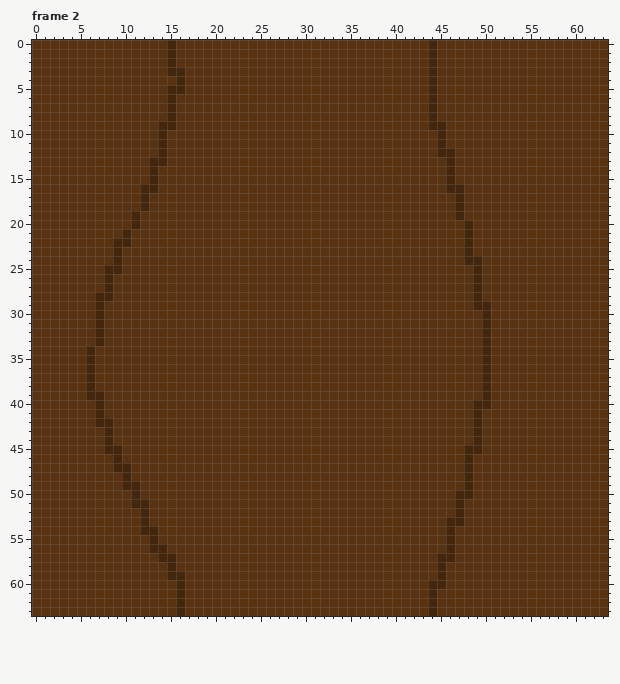
Edited in one commit: pixel-art file (WIP_Pixel_Art/Forest_Floor_Tileset_WIP.aseprite). The picture above is the old version.
64x64 pixels, 6 frames. Colours within 5 levels of each other are drawn and written as one. Shown: frame 2. The commit also changed other frames, which this record leaves out.
New version:
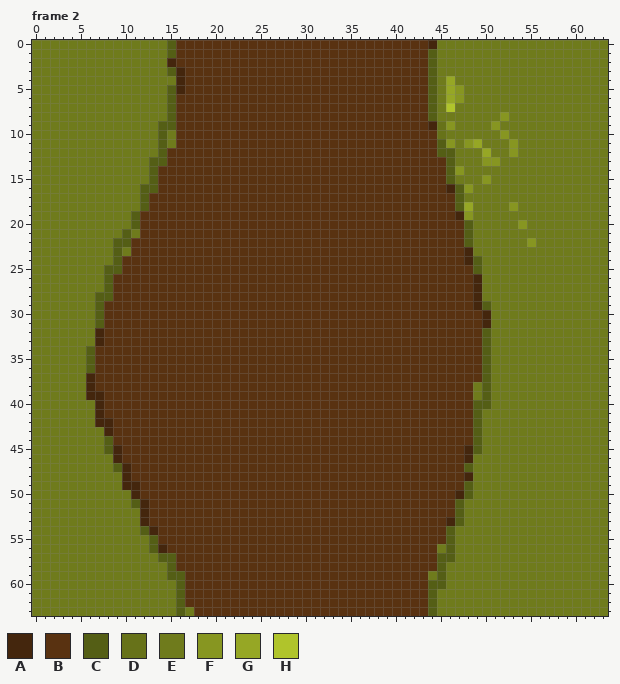
Palette (. is transparent): A #44260d  B #593211  C #545e15  D #677219  E #6f7b1c  F #879621  G #96a725  H #b0c42b
What changed:
layer "Grass/Grass Base" now shown
Changed rows in their new state; - is an unchanged pixel.
Frame 2, layer "Grass/Grass Base":
first column x 0:
 0 EEEEEEEEEEEEEEEC-----------------------------EEEEEEEEEEEEEEEEEEE
 1 EEEEEEEEEEEEEEEC----------------------------CEEEEEEEEEEEEEEEEEEE
 2 EEEEEEEEEEEEEEE-----------------------------CEEEEEEEEEEEEEEEEEEE
 3 EEEEEEEEEEEEEEEC----------------------------CEEEEEEEEEEEEEEEEEEE
 4 EEEEEEEEEEEEEEEE----------------------------CEGEEEEEEEEEEEEEEEEE
 5 EEEEEEEEEEEEEEEC----------------------------CEGFEEEEEEEEEEEEEEEE
 6 EEEEEEEEEEEEEEEC----------------------------CEGFEEEEEEEEEEEEEEEE
 7 EEEEEEEEEEEEEEEC----------------------------CEHEEEEEEEEEEEEEEEEE
 8 EEEEEEEEEEEEEEEC----------------------------CEEEEEEEFEEEEEEEEEEE
 9 EEEEEEEEEEEEEECC-----------------------------DFEEEEFEEEEEEEEEEEE
10 EEEEEEEEEEEEEECE-----------------------------DEEEEEEFEEEEEEEEEEE
11 EEEEEEEEEEEEEECE-----------------------------CFEFGEEEFEEEEEEEEEE
12 EEEEEEEEEEEEEEC------------------------------CCEEEGEEFEEEEEEEEEE
13 EEEEEEEEEEEEECC-------------------------------CEEEFFEEEEEEEEEEEE
14 EEEEEEEEEEEEEC--------------------------------CFEEEEEEEEEEEEEEEE
15 EEEEEEEEEEEEEC--------------------------------CEEEFEEEEEEEEEEEEE
16 EEEEEEEEEEEECC---------------------------------CFEEEEEEEEEEEEEEE
17 EEEEEEEEEEEEC----------------------------------CEEEEEEEEEEEEEEEE
18 EEEEEEEEEEEEC----------------------------------CGEEEEFEEEEEEEEEE
19 EEEEEEEEEEEC------------------------------------FEEEEEEEEEEEEEEE
20 EEEEEEEEEEEC------------------------------------CEEEEEFEEEEEEEEE
21 EEEEEEEEEECE------------------------------------CEEEEEEEEEEEEEEE
22 EEEEEEEEECC-------------------------------------CEEEEEEFEEEEEEEE
23 EEEEEEEEECE--------------------------------------EEEEEEEEEEEEEEE
24 EEEEEEEEEC---------------------------------------CEEEEEEEEEEEEEE
25 EEEEEEEECC---------------------------------------CEEEEEEEEEEEEEE
26 EEEEEEEEC-----------------------------------------EEEEEEEEEEEEEE
27 EEEEEEEEC-----------------------------------------EEEEEEEEEEEEEE
28 EEEEEEECC-----------------------------------------EEEEEEEEEEEEEE
29 EEEEEEEC------------------------------------------CEEEEEEEEEEEEE
30 EEEEEEEC-------------------------------------------EEEEEEEEEEEEE
31 EEEEEEEC-------------------------------------------EEEEEEEEEEEEE
32 EEEEEEE-------------------------------------------CEEEEEEEEEEEEE
33 EEEEEEE-------------------------------------------CEEEEEEEEEEEEE
34 EEEEEEC-------------------------------------------CEEEEEEEEEEEEE
35 EEEEEEC-------------------------------------------CEEEEEEEEEEEEE
36 EEEEEEC-------------------------------------------CEEEEEEEEEEEEE
37 EEEEEE--------------------------------------------CEEEEEEEEEEEEE
38 EEEEEE-------------------------------------------ECEEEEEEEEEEEEE
39 EEEEEE-------------------------------------------ECEEEEEEEEEEEEE
40 EEEEEEE------------------------------------------CCEEEEEEEEEEEEE
41 EEEEEEE------------------------------------------CEEEEEEEEEEEEEE
42 EEEEEEE------------------------------------------CEEEEEEEEEEEEEE
43 EEEEEEEE-----------------------------------------CEEEEEEEEEEEEEE
44 EEEEEEEEC----------------------------------------CEEEEEEEEEEEEEE
45 EEEEEEEEC----------------------------------------CEEEEEEEEEEEEEE
46 EEEEEEEEE----------------------------------------EEEEEEEEEEEEEEE
47 EEEEEEEEEC--------------------------------------CEEEEEEEEEEEEEEE
48 EEEEEEEEEE---------------------------------------EEEEEEEEEEEEEEE
49 EEEEEEEEEE--------------------------------------CEEEEEEEEEEEEEEE
50 EEEEEEEEEEE-------------------------------------CEEEEEEEEEEEEEEE
51 EEEEEEEEEEEC-----------------------------------CEEEEEEEEEEEEEEEE
52 EEEEEEEEEEEE-----------------------------------CEEEEEEEEEEEEEEEE
53 EEEEEEEEEEEE-----------------------------------CEEEEEEEEEEEEEEEE
54 EEEEEEEEEEEEC---------------------------------CEEEEEEEEEEEEEEEEE
55 EEEEEEEEEEEEEC--------------------------------CEEEEEEEEEEEEEEEEE
56 EEEEEEEEEEEEEC-------------------------------ECEEEEEEEEEEEEEEEEE
57 EEEEEEEEEEEEEECC-----------------------------CCEEEEEEEEEEEEEEEEE
58 EEEEEEEEEEEEEEEC-----------------------------CEEEEEEEEEEEEEEEEEE
59 EEEEEEEEEEEEEEECC---------------------------ECEEEEEEEEEEEEEEEEEE
60 EEEEEEEEEEEEEEEEC---------------------------CCEEEEEEEEEEEEEEEEEE
61 EEEEEEEEEEEEEEEEC---------------------------CEEEEEEEEEEEEEEEEEEE
62 EEEEEEEEEEEEEEEEC---------------------------CEEEEEEEEEEEEEEEEEEE
63 EEEEEEEEEEEEEEEECE--------------------------CEEEEEEEEEEEEEEEEEEE
